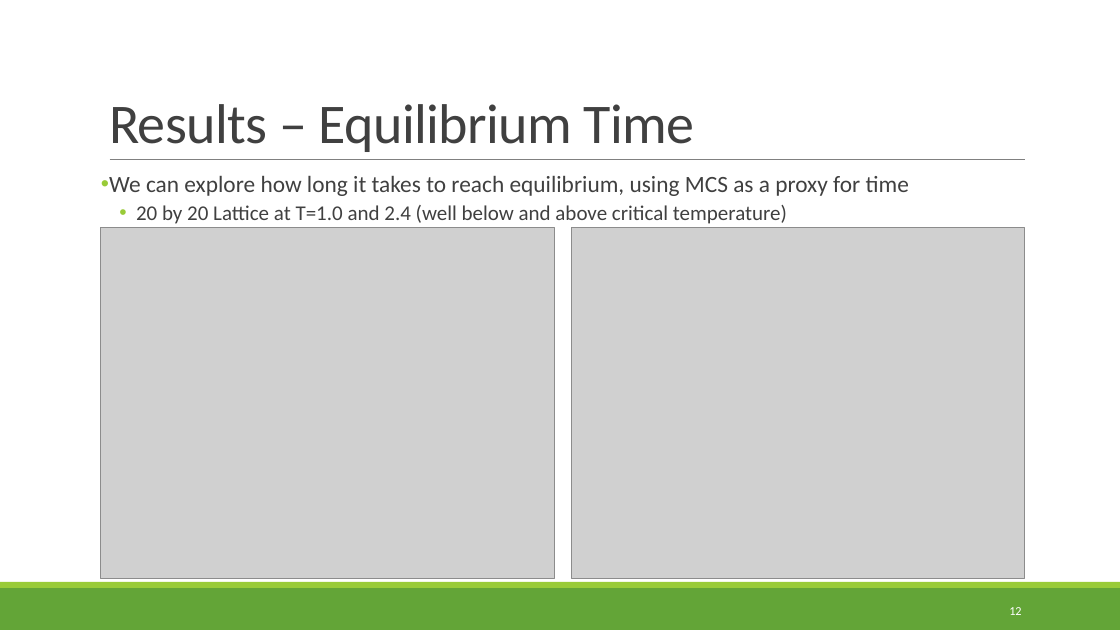
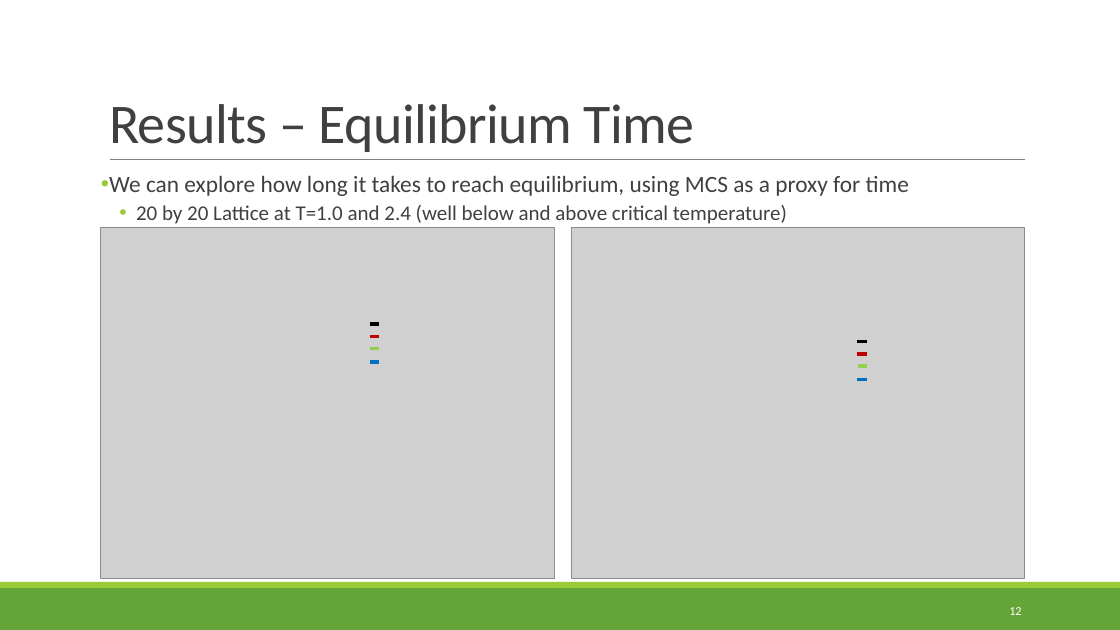
Before and after one commit to poxonpea/PHYS905, a slide deck: slide 12 of Final/IsingPresentation.pptx. Drawn at 1120x630 pixels with LibreOffice and Linux fonts; fonts in the diff are those of the drawing; grey boxes stand for pictures. Boxes give left, top, right and bottom in pixels: in the first picture for what was removed or moved away, otherwise in the second. Text is boxed around its words. In the diff, an @@ line names an element or a change of style, - is before the commit and + after.

```diff
--- a/Final/IsingPresentation.pptx
+++ b/Final/IsingPresentation.pptx
@@ line added from (370, 324) to (379, 324), #000000 3 pt @@
@@ line added from (370, 337) to (379, 337), #C00000 3 pt @@
@@ line added from (370, 349) to (379, 349), #92D050 3 pt @@
@@ line added from (858, 342) to (867, 342), #000000 3 pt @@
@@ line added from (858, 355) to (867, 355), #C00000 3 pt @@
@@ line added from (370, 362) to (379, 362), #0070C0 3 pt @@
@@ line added from (858, 366) to (867, 366), #92D050 3 pt @@
@@ line added from (858, 380) to (867, 380), #0070C0 3 pt @@
```
Also in this commit, not shown: 7 other slides changed, 1 other file.
